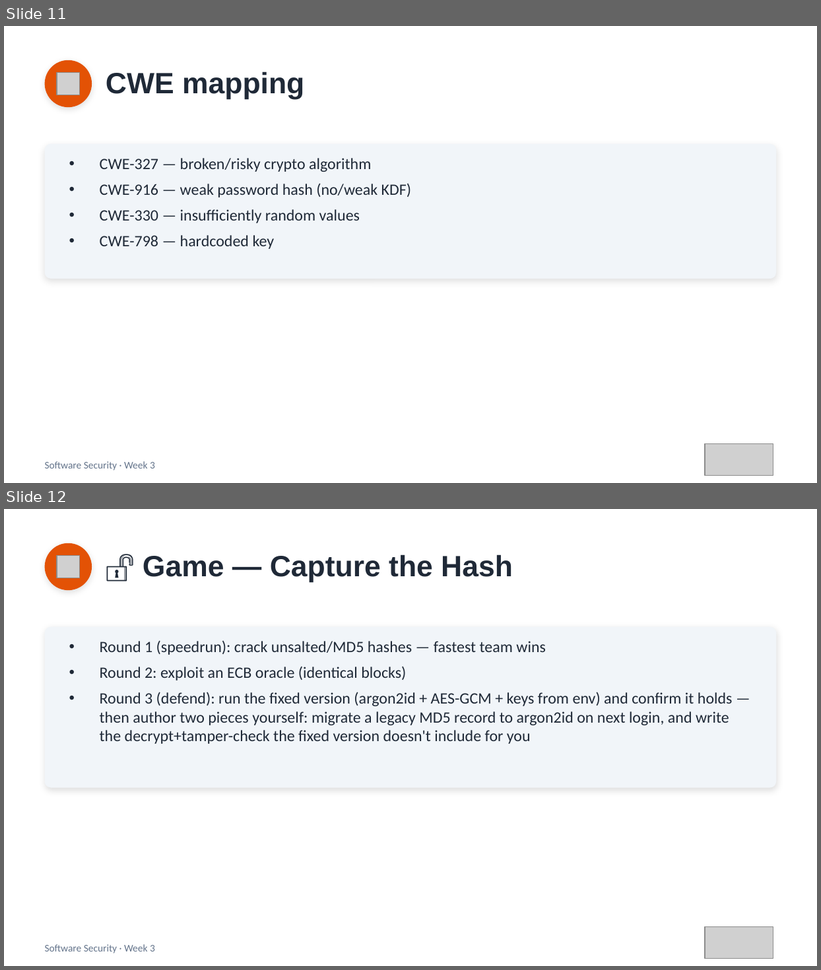
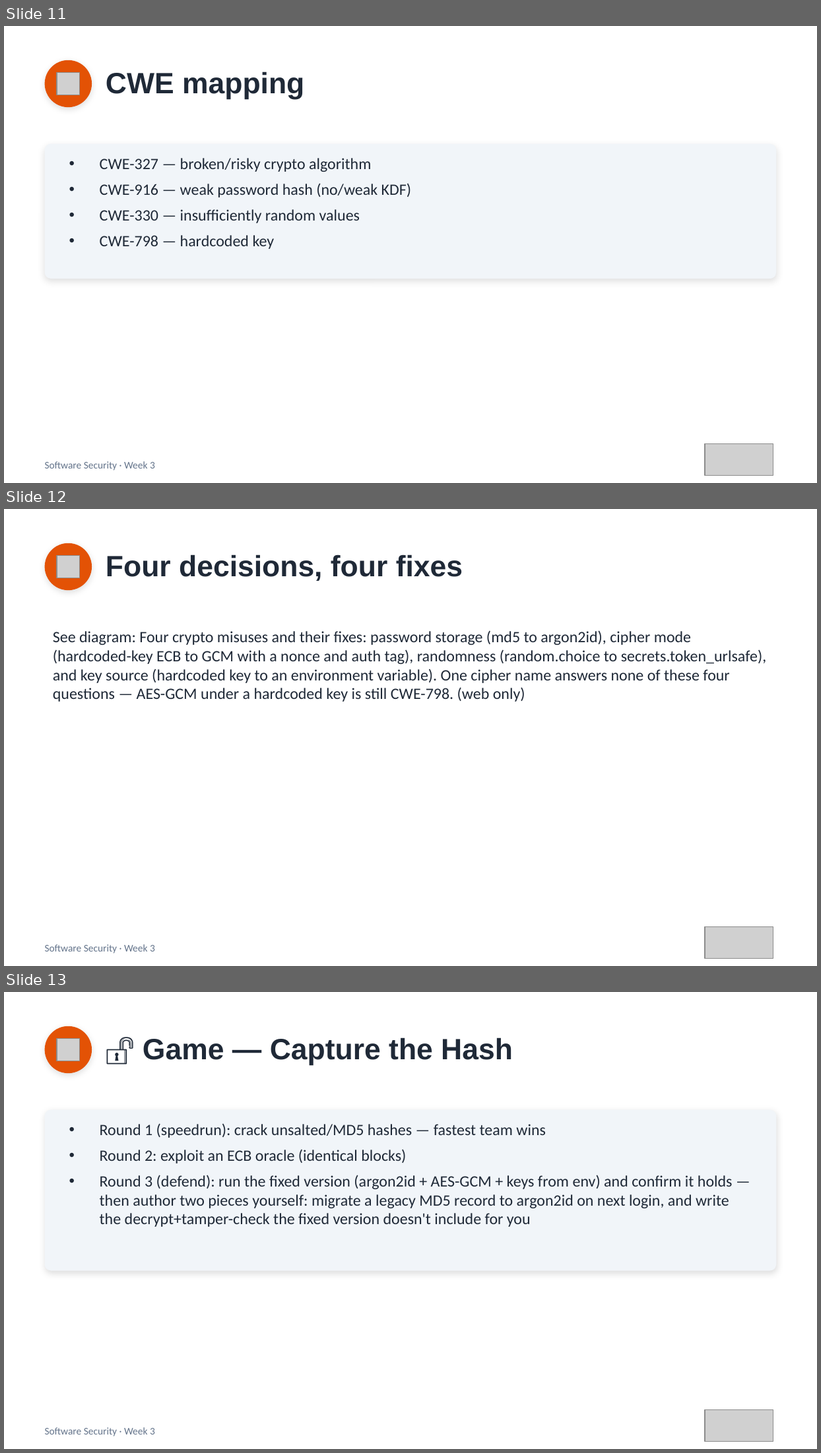
Before and after one commit to 6531503085Sutapat/software-security, a slide deck: slides/pptx/week03.pptx. Shown one above the other, each under a label of ours: slides 11 and 12 before the commit, slides 11, 12 and 13 after it. The pictures are 821x970 and 821x1453 pixels, drawn with LibreOffice and Linux fonts; fonts in the diff are those of the drawing; grey boxes stand for pictures. Boxes give left, top, right and bottom in pixels: in the first picture for what was removed or moved away, otherwise in the second. Text is boxed around its words. In the diff, an @@ line names an element or a change of style, - is before the commit and + after.

```diff
--- a/slides/pptx/week03.pptx
+++ b/slides/pptx/week03.pptx
@@ slide 12 added at (4, 509, 817, 966), background #FFFFFF @@
@@ ellipse added at (45, 543, 92, 590), fill #E35205 @@
@@ picture added at (57, 555, 80, 578) @@
@@ text added at (106, 555, 463, 581), 26 pt, text #1F2937, bold @@
+Four decisions, four fixes
@@ text added at (53, 630, 766, 702), 14 pt, text #1F2937 @@
+See diagram: Four crypto misuses and their fixes: password storage (md5 to argon2id), cipher mode (hardcoded-key ECB to GCM with a nonce and auth tag), randomness (random.choice to secrets.token_urlsafe), and key source (hardcoded key to an environment variable). One cipher name answers none of these four questions — AES-GCM under a hardcoded key is still CWE-798. (web only)
@@ picture added at (705, 927, 773, 958) @@
@@ text added at (45, 945, 155, 954), 9 pt, text #64748B @@
+Software Security · Week 3
@@ what was slide 12 is now slide 13 @@
```
Also in this commit, not shown: 1 slide changed, 9 other files.
